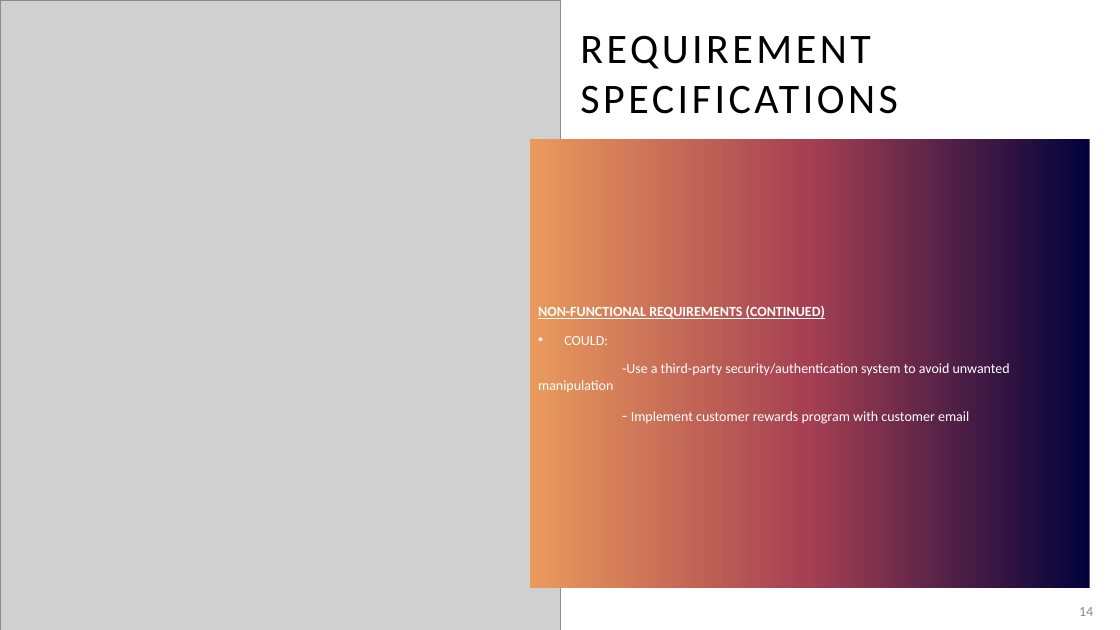
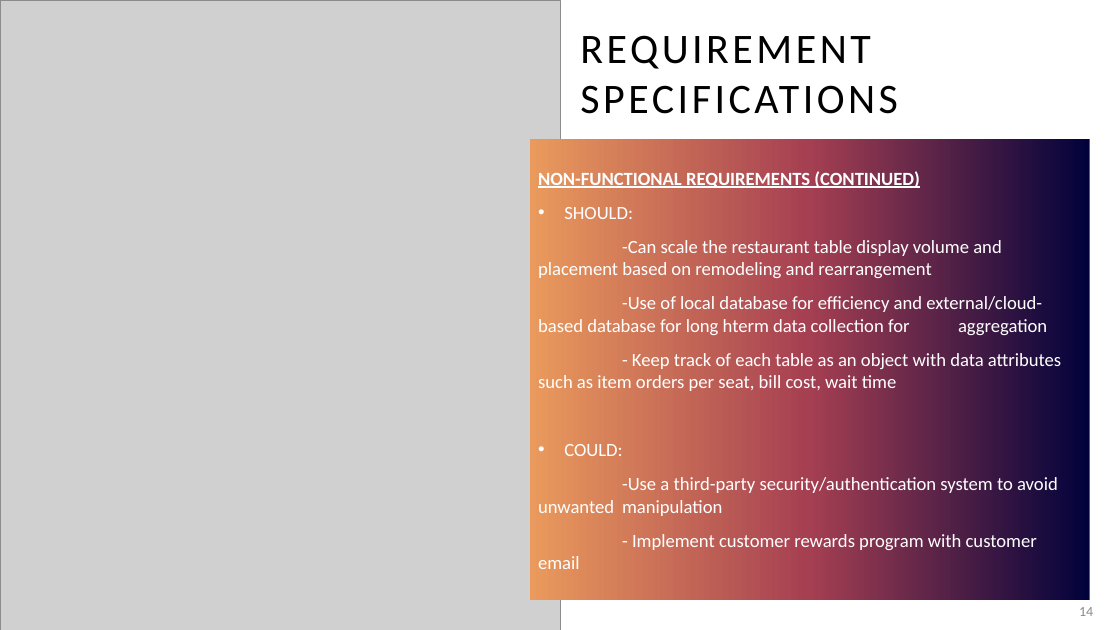
Before and after one commit to KL-3/CentRes, a slide deck: slide 14 of CentRes.pptx. Drawn at 1120x630 pixels with LibreOffice and Linux fonts; fonts in the diff are those of the drawing; grey boxes stand for pictures. Boxes give left, top, right and bottom in pixels: in the first picture for what was removed or moved away, otherwise in the second. Text is boxed around its words. In the diff, an @@ line names an element or a change of style, - is before the commit and + after.

Commit message:
First draft, final update.
Changed font to be uniform.

```diff
--- a/CentRes.pptx
+++ b/CentRes.pptx
@@ text "NON-FUNCTIONAL REQUIREMENTS (CONTINUED)": place and size @@
-text "NON-FUNCTIONAL REQUIREMENTS (CONTINUED)" at [530,139,1091,588]
+text "NON-FUNCTIONAL REQUIREMENTS (CONTINUED)" at [530,139,1091,601]
@@ text at [538,169,1058,550]: size 12 to 16 pt in "NON-FUNCTIONAL REQUIREMENTS (CONTINUED)", "COULD:", "-Use a third-party security/authentication system to avoid ...", "Implement customer rewards program with customer email"; size 14 to 16 pt in "-" @@
@@ text at [538,207,1061,391]: paragraphs added @@
+• SHOULD:
+-Can scale the restaurant table display volume and placement based on remodeling and rearrangement
+-Use of local database for efficiency and external/cloud- based database for long hterm data collection for aggregation
+- Keep track of each table as an object with data attributes such as item orders per seat, bill cost, wait time
```
Also in this commit, not shown: 15 other slides changed, 2 slides added.
